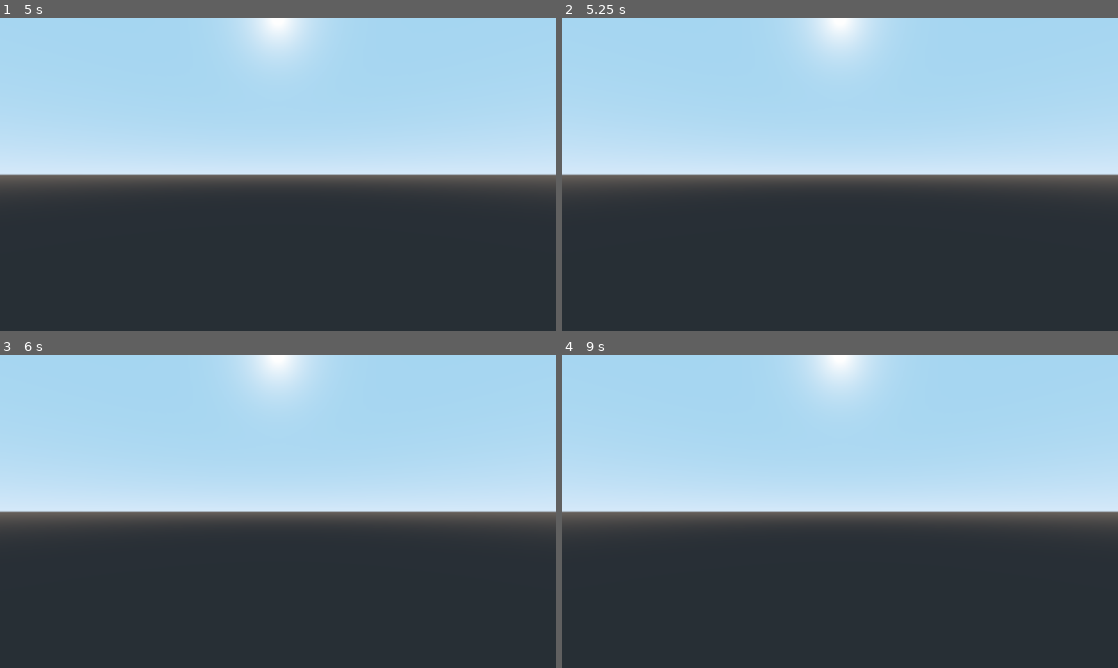
Above: before the commit, frames 1-4 (two rows, left to right).
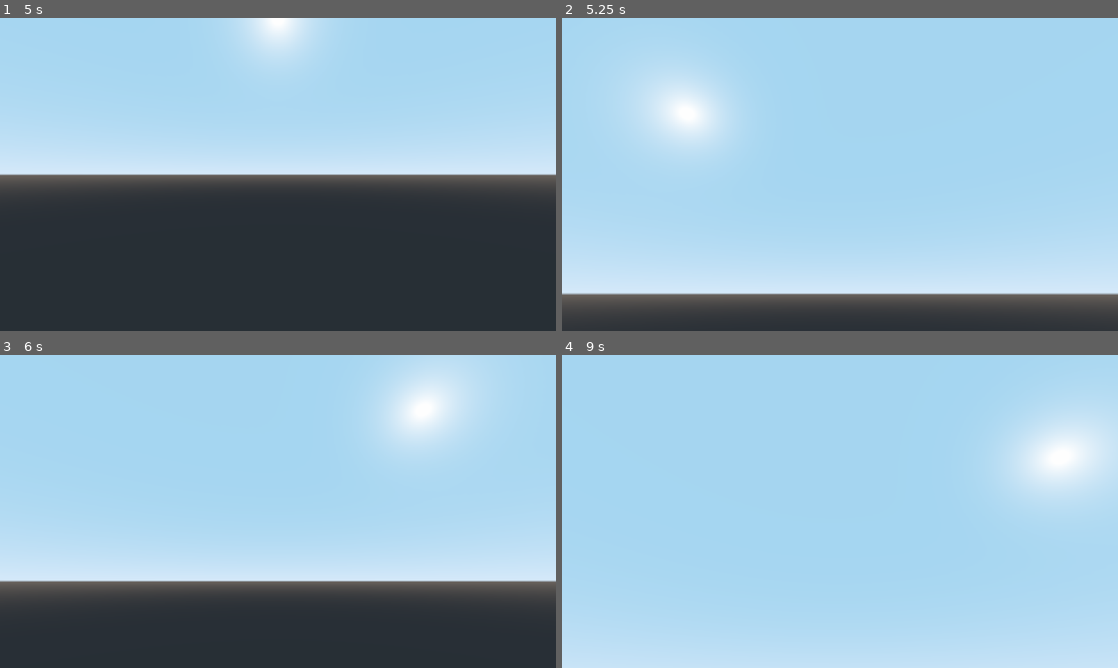
Above: after the commit, the same moments.

Repository: connorj349/industrial_chaos
Game: Godot game, scene res://scenes/Menu.tscn
Two runs of this game, one before a commit and one after it. Both use one fixed random seed, a clock stepped at 60 frames per second and the inputs below. The engine's default icon, where the game draws it, is replaced by a stand-in: a white triangle on a blue panel in a dark square.
Inputs (mouse positions are in pixels of both pictures, inside the frame that each line leads up to):
- Up to frame 1 (5 s): click "Start" at 0.5 s; click "Start" at 1.25 s; click "EASY" at 2 s; click "EASY" at 2.75 s; click (239, 158) at 3.5 s; click "Spawn" at 4.25 s
- Up to frame 2 (5.25 s): tap Enter at 5 s; move the mouse to (962, 158) at 5.02 s; hold D (move_right) from 5.03 s (still down); tap E (interact) at 5.1 s
- Up to frame 3 (6 s): tap Space (jump) at 5.27, 5.75 s; move the mouse to (166, 527) at 5.77 s; release D (move_right) at 5.78 s; hold S (move_backward) from 5.78 s (still down); tap E (interact) at 5.85 s
- Up to frame 4 (9 s): tap Space (jump) at 6.02, 7.25, 7.52, 8.27, 8.75 s; tap Enter at 6.5, 8 s; move the mouse to (895, 442) at 6.52 s; release S (move_backward) at 6.53 s; hold D (move_right) 6.53-7.28 s; tap E (interact) every 0.75 s from 6.6 to 8.85 s; move the mouse to (812, 574) at 7.27 s; hold W (move_forward) 7.28-8.03 s; move the mouse to (1006, 558) at 8.02 s; hold A (move_left) from 8.03 s (still down); move the mouse to (673, 464) at 8.77 s

Frame 1 is identical in both runs. In frame 2, 54% of the frame differs, in the area x 0-100%, y 0-95%; in frame 3, 38%; in frame 4, 61%, in the area x 0-100%, y 0-100%.

Commit message:
added spawnpoint, added to player stats
added ability for player to spawn, still need to finish stats

Diff:
--- a/industrial_chaos_main/AUTOLOAD/GAMESTATE.gd
+++ b/industrial_chaos_main/AUTOLOAD/GAMESTATE.gd
@@ -3,3 +3,8 @@
 var player_max_allocated_points_allowed = 5
 var player_lives = 5
 var game_difficulty = preload("res://Data/game_difficulty/easy.tres")
+
+# warning-ignore:unused_signal
+signal on_player_spawn
+# warning-ignore:unused_signal
+signal on_player_death
--- a/industrial_chaos_main/Characters/Player/Player.gd
+++ b/industrial_chaos_main/Characters/Player/Player.gd
@@ -7,6 +7,7 @@
 onready var interact_area = $Head/Camera/InteractArea
 onready var movement = $Movement
 onready var health = $Health
+onready var stats = $Stats
 
 var cam_accel = 40
 
@@ -22,6 +23,9 @@
 	Globals.current_player = self
 	interact_area.connect("body_entered", self, "on_interact_body_entered")
 	interact_area.connect("body_exited", self, "on_interact_body_exited")
+
+func init_stats(starting_stats):
+	stats.init(starting_stats[0], starting_stats[1], starting_stats[2])
 
 func _input(event):
 	if !player_is_in_menu():
--- a/industrial_chaos_main/Characters/Player/Player.tscn
+++ b/industrial_chaos_main/Characters/Player/Player.tscn
@@ -1,8 +1,9 @@
-[gd_scene load_steps=6 format=2]
+[gd_scene load_steps=7 format=2]
 
 [ext_resource path="res://Characters/Movement.tscn" type="PackedScene" id=1]
 [ext_resource path="res://Characters/Health.tscn" type="PackedScene" id=2]
 [ext_resource path="res://Characters/Player/Player.gd" type="Script" id=3]
+[ext_resource path="res://Characters/Player/Stats.tscn" type="PackedScene" id=4]
 
 [sub_resource type="CapsuleShape" id=1]
 
@@ -16,6 +17,8 @@
 
 [node name="Movement" parent="." instance=ExtResource( 1 )]
 
+[node name="Stats" parent="." instance=ExtResource( 4 )]
+
 [node name="CollisionShape" type="CollisionShape" parent="."]
 transform = Transform( 1, 0, 0, 0, -4.37114e-08, -1, 0, 1, -4.37114e-08, 0, 0, 0 )
 shape = SubResource( 1 )
@@ -23,6 +26,7 @@
 [node name="Head" type="Spatial" parent="."]
 
 [node name="Camera" type="Camera" parent="Head"]
+current = true
 
 [node name="InteractArea" type="Area" parent="Head/Camera"]
 transform = Transform( 1, 0, 0, 0, 1, 0, 0, 0, 1, 0, 0, -2 )
--- a/industrial_chaos_main/Characters/Player/Stats.gd
+++ b/industrial_chaos_main/Characters/Player/Stats.gd
@@ -1,12 +1,12 @@
 extends Spatial
 
 # max total value of all core stats
-const max_stats = 20
+var max_stats = 20 setget, get_max_stats
 
 # core stats
-var strength setget set_strength, get_strength
-var perception setget set_perception, get_perception
-var toughness
+var strength = 1 setget set_strength, get_strength
+var perception = 1 setget set_perception, get_perception
+var toughness = 0
 
 # secondary stats
 var hunger = 0
@@ -21,22 +21,29 @@
 	self.toughness = _toughness
 
 func set_strength(value):
-	strength = clamp(value, 0, max_stats - (self.perception + self.toughness))
+	strength = clamp(value, 0, max_stats)
 	emit_signal("on_core_stats_changed", strength, perception, toughness)
 
 func get_strength():
-	return strength - hunger
+	if filter <= 0:
+		return clamp((strength - 1) - (fatigue / 4), 0, max_stats)
+	return clamp(strength - (fatigue / 4), 0, max_stats)
 
 func set_perception(value):
-	perception = clamp(value, 0, max_stats - (self.strength + self.toughness))
+	perception = clamp(value, 0, max_stats)
 	emit_signal("on_core_stats_changed", strength, perception, toughness)
 
 func get_perception():
-	return perception - fatigue
+	if fatigue >= 5:
+		return clamp(perception - round(fatigue / 2), 0, max_stats)
+	return clamp(perception, 0, max_stats)
 
 func set_toughness(value):
-	toughness = clamp(value, 0, max_stats - (self.strength + self.perception))
+	toughness = clamp(value, 0, max_stats)
 	emit_signal("on_core_stats_changed", strength, perception, toughness)
 
 func get_toughness():
-	return toughness # + worn_armor.armor_value
+	return clamp(toughness, 0, max_stats) # + worn_armor.armor_value
+
+func get_max_stats():
+	return clamp(max_stats - (self.strength + self.perception + self.toughness), 0, 20)
--- /dev/null
+++ b/industrial_chaos_main/Characters/Player/player_spawn_point.gd
@@ -0,0 +1,13 @@
+extends Spatial
+
+const player_prefab = preload("res://Characters/Player/Player.tscn")
+
+func _ready():
+# warning-ignore:return_value_discarded
+	Gamestate.connect("on_player_spawn", self, "spawn_player")
+
+func spawn_player(starting_stats):
+	var new_player = player_prefab.instance()
+	get_tree().get_root().add_child(new_player)
+	new_player.global_transform = global_transform
+	new_player.init_stats(starting_stats)
--- /dev/null
+++ b/industrial_chaos_main/Characters/Player/player_spawn_point.tscn
@@ -0,0 +1,6 @@
+[gd_scene load_steps=2 format=2]
+
+[ext_resource path="res://Characters/Player/player_spawn_point.gd" type="Script" id=1]
+
+[node name="player_spawn_point" type="Spatial"]
+script = ExtResource( 1 )
--- a/industrial_chaos_main/UI/CharacterCreation.gd
+++ b/industrial_chaos_main/UI/CharacterCreation.gd
@@ -23,8 +23,11 @@
 	# populate the classes page
 
 func spawn_player():
-	# spawn player logic
+	Gamestate.emit_signal("on_player_spawn", starting_stats)
 	queue_free()
+	# on player death:
+	# CharacterCreation.instace() $$ set_child()
+	# character_creation_camera.enable()
 
 func set_unallocated_points(value):
 	unallocated_points = clamp(value, 0, Gamestate.player_max_allocated_points_allowed)
--- a/industrial_chaos_main/scenes/Main.tscn
+++ b/industrial_chaos_main/scenes/Main.tscn
@@ -1,9 +1,12 @@
-[gd_scene load_steps=2 format=2]
+[gd_scene load_steps=3 format=2]
 
 [ext_resource path="res://UI/CharacterCreation.tscn" type="PackedScene" id=1]
+[ext_resource path="res://Characters/Player/player_spawn_point.tscn" type="PackedScene" id=2]
 
 [node name="Main" type="Spatial"]
 
-[node name="Camera" type="Camera" parent="."]
+[node name="CharacterCreationCamera" type="Camera" parent="."]
 
 [node name="CharacterCreation" parent="." instance=ExtResource( 1 )]
+
+[node name="player_spawn_point" parent="." instance=ExtResource( 2 )]
